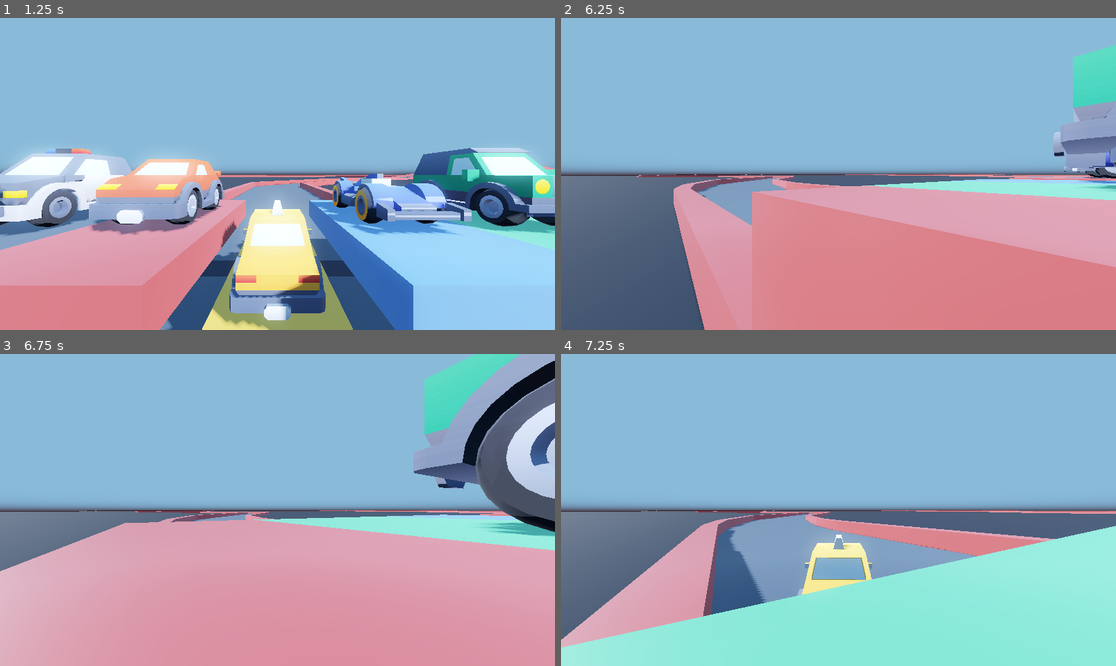
Above: before the commit, frames 1-4 (two rows, left to right).
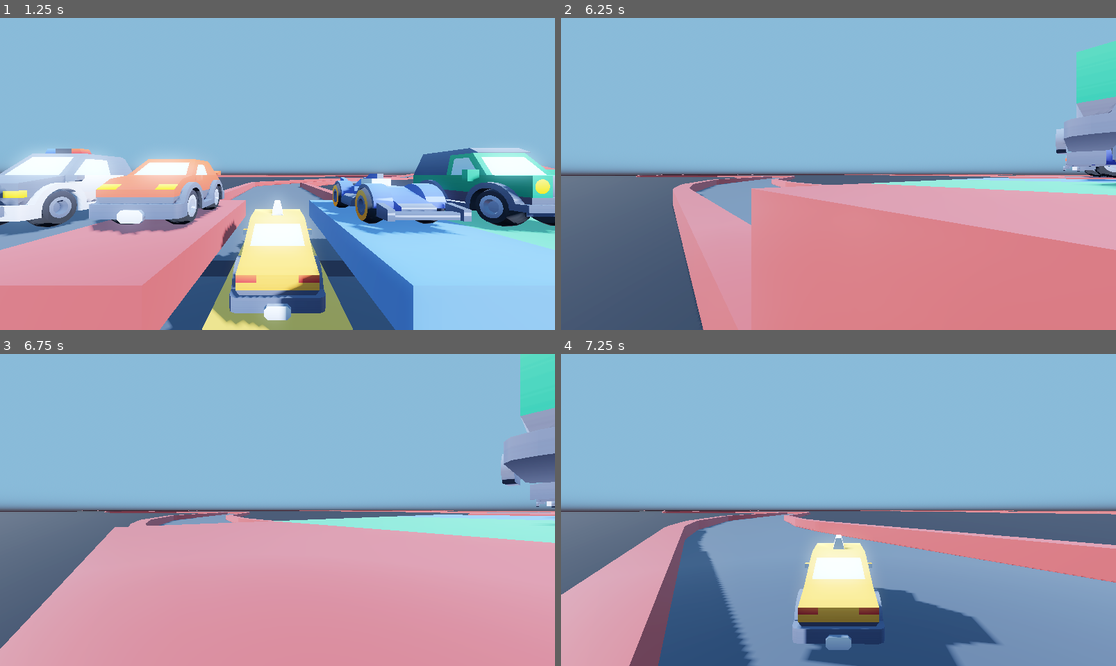
Above: after the commit, the same moments.

Repository: ArtyIF/aacc
Game: Godot game, scene res://demo_assets/demo_scene.tscn
The game is run twice, just before and just after one commit, with the same random seed, the same clock (stepped at 60 frames per second) and the same inputs.
Inputs:
- Up to frame 1 (1.25 s): hold D (aacc_steer_right) from 0.53 s (still down)
- Up to frame 2 (6.25 s): release D (aacc_steer_right) at 1.28 s; hold S (aacc_backward) 1.28-2.03 s; hold D (aacc_steer_right) 2.03-2.78 s; hold W (aacc_forward) 2.78-3.53 s; hold A (aacc_steer_left) 3.53-5.03 s; hold S (aacc_backward) 5.03-5.78 s; hold D (aacc_steer_right) from 5.78 s (still down)
- Up to frame 3 (6.75 s): release D (aacc_steer_right) at 6.53 s; hold W (aacc_forward) from 6.53 s (still down)
- Up to frame 4 (7.25 s): keep holding W (aacc_forward)

Frame 1 is identical in both runs. In frame 2, 4.3% of the frame differs, in the area x 13-100%, y 7-100%; in frame 3, 14%; in frame 4, 34%, in the area x 0-100%, y 50-100%.

Commit message:
Getting some files from reverted commits

Diff:
--- a/demo_assets/car_scenes/taxi.tscn
+++ b/demo_assets/car_scenes/taxi.tscn
@@ -197,28 +197,24 @@
 [node name="CarWheel" type="Node3D" parent="."]
 transform = Transform3D(-1, 0, -8.74228e-08, 0, 1, 0, 8.74228e-08, 0, -1, -0.3, 0.3, 0.76)
 script = ExtResource("3_gy57t")
-buffer_radius = 0.0
 suspension_spring = 2000.0
 suspension_damper = 200.0
 
 [node name="CarWheel2" type="Node3D" parent="."]
 transform = Transform3D(1, 0, 0, 0, 1, 0, 0, 0, 1, 0.3, 0.3, 0.76)
 script = ExtResource("3_gy57t")
-buffer_radius = 0.0
 suspension_spring = 2000.0
 suspension_damper = 200.0
 
 [node name="CarWheel3" type="Node3D" parent="."]
 transform = Transform3D(-1, 0, -8.74228e-08, 0, 1, 0, 8.74228e-08, 0, -1, -0.3, 0.3, -0.76)
 script = ExtResource("3_gy57t")
-buffer_radius = 0.0
 suspension_spring = 2000.0
 suspension_damper = 200.0
 
 [node name="CarWheel4" type="Node3D" parent="."]
 transform = Transform3D(1, 0, 0, 0, 1, 0, 0, 0, 1, 0.3, 0.3, -0.76)
 script = ExtResource("3_gy57t")
-buffer_radius = 0.0
 suspension_spring = 2000.0
 suspension_damper = 200.0
 
--- a/project.godot
+++ b/project.godot
@@ -17,7 +17,7 @@
 
 [editor_plugins]
 
-enabled=PackedStringArray()
+enabled=PackedStringArray("res://addons/aacc/plugin.cfg")
 
 [input]
 
